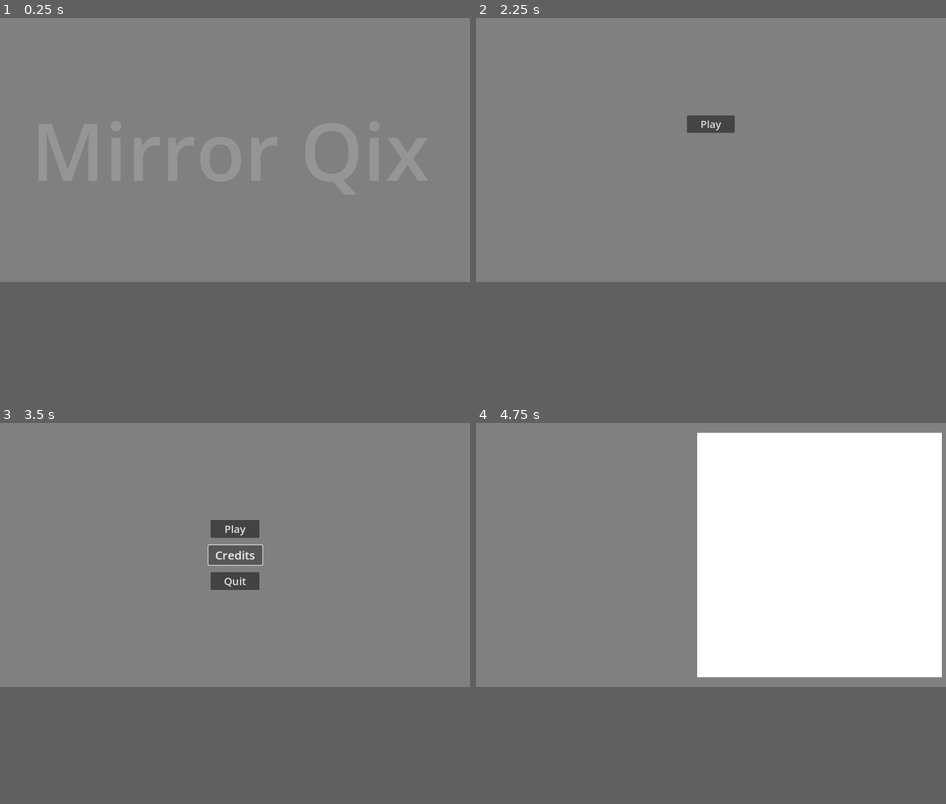
Above: before the commit, frames 1-4 (two rows, left to right).
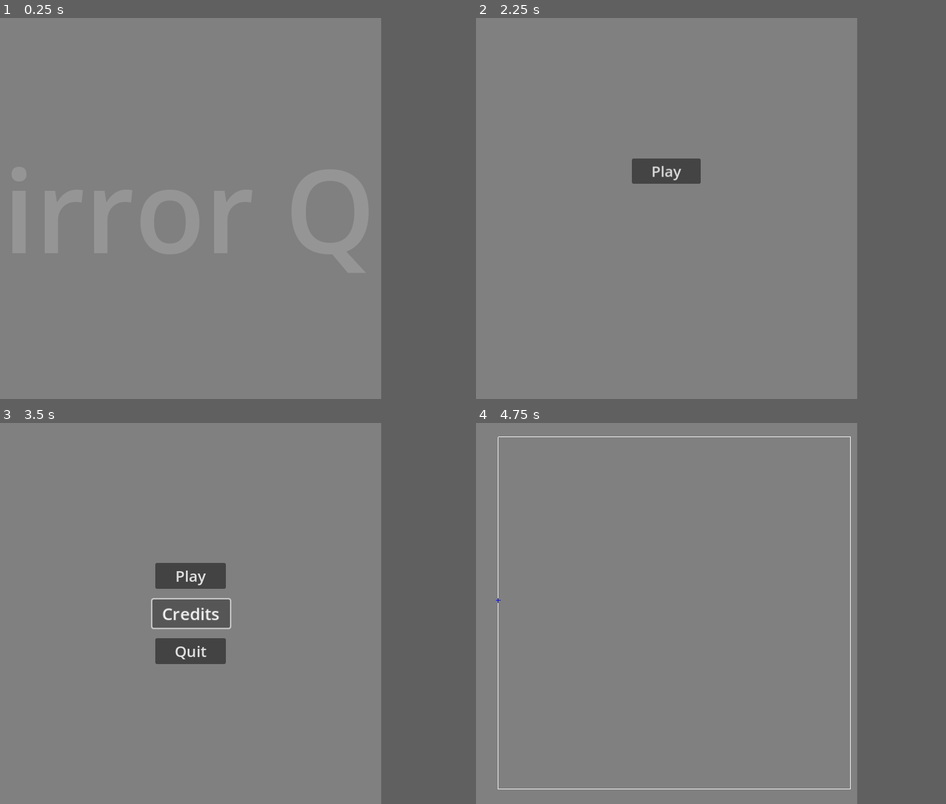
Above: after the commit, the same moments.

Repository: Habidakus/mirror-qix
Game: Godot game, scene res://Scenes/main.tscn
The game is run twice, just before and just after one commit, with the same random seed, the same clock (stepped at 60 frames per second) and the same inputs.
Inputs (mouse positions are in pixels of both pictures, inside the frame that each line leads up to):
- Up to frame 1 (0.25 s): no input
- Up to frame 2 (2.25 s): tap Enter at 0.5, 2 s; move the mouse to (814, 136) at 0.52 s; hold Right 0.53-1.28 s; click (814, 136) at 0.67 s; tap Space at 1.25 s; move the mouse to (617, 162) at 1.27 s; hold Down 1.28-2.03 s; click (617, 162) at 1.42 s; move the mouse to (758, 90) at 2.02 s; hold Right from 2.03 s (still down); click (758, 90) at 2.17 s
- Up to frame 3 (3.5 s): release Right at 2.75 s; click "Credits" at 2.75 s
- Up to frame 4 (4.75 s): click "Play" at 3.5 s; tap Space at 4.25 s; move the mouse to (687, 609) at 4.27 s; hold Up from 4.28 s (still down); click (687, 609) at 4.42 s
In our replay, the window is 799x449 before the commit and 648x648 after it. These sizes can differ from the game's own. Grey fills any space a smaller window leaves; there, only what the larger window draws over its background counts as a difference.

The runs differ from the first frame. In frame 2, 1.4% of the frame differs, in the area x 33-56%, y 25-44%; in frame 3, 4.6%; in frame 4, 24%, in the area x 4-100%, y 0-97%.
Error in both runs: Assertion failed: Credits is not a valid state (res://Scripts/StateMachine/StateMachine.gd:32)

Commit message:
Added initial movement along outer path

Diff:
--- a/Scenes/main.tscn
+++ b/Scenes/main.tscn
@@ -4,7 +4,7 @@
 [ext_resource type="Script" path="res://Scripts/StateMachine/StateMachineState_AnyKeyToContinue.gd" id="2_4qlki"]
 [ext_resource type="Script" path="res://Scripts/StateMachine/StateMachineState_MainMenu.gd" id="3_25r5e"]
 [ext_resource type="Script" path="res://Scripts/Decorators/ControlDecorator.gd" id="4_w0rml"]
-[ext_resource type="Script" path="res://Scripts/StateMachine/StateMachineState.gd" id="5_a16gp"]
+[ext_resource type="Script" path="res://Scripts/StateMachine/StateMachineState_Play.gd" id="5_s7774"]
 
 [node name="Main" type="Control"]
 layout_mode = 3
@@ -130,7 +130,7 @@
 anchor_bottom = 1.0
 grow_horizontal = 2
 grow_vertical = 2
-script = ExtResource("5_a16gp")
+script = ExtResource("5_s7774")
 
 [node name="MarginContainer" type="MarginContainer" parent="StateMachine/Game"]
 layout_mode = 1
@@ -157,8 +157,9 @@
 layout_mode = 2
 size_flags_horizontal = 3
 
-[node name="ColorRect" type="ColorRect" parent="StateMachine/Game/MarginContainer/HBoxContainer/AspectRatioContainer"]
+[node name="PlayField" type="ColorRect" parent="StateMachine/Game/MarginContainer/HBoxContainer/AspectRatioContainer"]
 layout_mode = 2
+color = Color(0, 0, 0, 1)
 
 [connection signal="button_up" from="StateMachine/Menu/MarginContainer/CenterContainer/VBoxContainer/Button_Play" to="StateMachine/Menu" method="_on_play_pressed"]
 [connection signal="button_up" from="StateMachine/Menu/MarginContainer/CenterContainer/VBoxContainer/Button_Credits" to="StateMachine/Menu" method="_on_credits_pressed"]
--- a/Scripts/Decorators/ControlDecorator.gd
+++ b/Scripts/Decorators/ControlDecorator.gd
@@ -10,21 +10,21 @@
 var our_state : StateMachineState = null
 
 # Default Settings
-var settings_default = {
+var settings_default : Dictionary = {
 	"scale": Vector2.ONE,
 	"duration_in_seconds": 0.15,
 	"self_modulate": Color.WHITE,
 	"transition_type": Tween.TransitionType.TRANS_QUAD,
 }
 # Hover Settings
-var settings_hover = {
+var settings_hover : Dictionary  = {
 	"scale": Vector2.ONE * 1.1,
 	"duration_in_seconds": 0.15,
 	"self_modulate": Color.WHITE,
 	"transition_type": Tween.TransitionType.TRANS_QUAD,
 }
 # Loading Settings
-var settings_loading = {
+var settings_loading : Dictionary  = {
 	"scale": Vector2.ZERO,
 	"duration_in_seconds": 0.05,
 	"self_modulate": Color(Color.WHITE, 0),
@@ -102,7 +102,7 @@
 	if tmp:
 		tmp.call()
 
-func add_transition(mode_name : String, settings, seconds : float, callback : Callable ) -> void:
+func add_transition(mode_name : String, settings : Dictionary , seconds : float, callback : Callable ) -> void:
 	#print("Starting transition " + target.name + " to " + mode_name)
 
 	if tween != null && tween.is_running():
@@ -113,7 +113,7 @@
 	callback_after_tween_finished = callback
 
 	# In case we're already out of scene when this gets called
-	var tree = get_tree()
+	var tree : SceneTree = get_tree()
 	if tree != null:
 		tween = tree.create_tween()
 		tween.tween_property(target, "scale", settings["scale"], seconds).set_trans(settings["transition_type"])
@@ -124,7 +124,7 @@
 	else:
 		print("add_transition(" + mode_name + ") called when " + name + ".get_tree() returned null")
 
-func get_our_state(t) -> StateMachineState:
+func get_our_state(t : Node) -> StateMachineState:
 	while t != null:
 		if t is StateMachineState:
 			return t as StateMachineState
--- a/Scripts/StateMachine/StateMachine.gd
+++ b/Scripts/StateMachine/StateMachine.gd
@@ -4,7 +4,7 @@
 
 @export var initial_state : StateMachineState = null
 
-var all_states = []
+var all_states : Array = []
 var current_state : StateMachineState = null
 
 func _ready() -> void:
@@ -25,7 +25,7 @@
 		state.enter_state()
 
 func switch_state(next_state_name: String) -> void:
-	for state in all_states:
+	for state : StateMachineState in all_states:
 		if state.name == next_state_name:
 			switch_state_internal(state)
 			return
--- a/Scripts/StateMachine/StateMachineState_AnyKeyToContinue.gd
+++ b/Scripts/StateMachine/StateMachineState_AnyKeyToContinue.gd
@@ -15,12 +15,13 @@
 		if countdown > time_out_in_seconds:
 			leave_state()
 
-func _input(event):
-	handle_event(event)
-func _unhandled_input(event):
+func _input(event : InputEvent) -> void:
 	handle_event(event)
 
-func handle_event(event):
+func _unhandled_input(event : InputEvent) -> void:
+	handle_event(event)
+
+func handle_event(event : InputEvent) -> void:
 	# We process on "released" instead of pressed because otherwise immediately
 	# switching screens could still have the mouse being pressed on some other
 	# screen's button.
@@ -49,6 +50,6 @@
 	super.enter_state()
 	if fade_in:
 		self.modulate = Color(Color.WHITE, 0)
-		var tween = get_tree().create_tween()
+		var tween : Tween = get_tree().create_tween()
 		var destination_color : Color = Color(Color.WHITE, 1)
 		tween.tween_property(self, "modulate", destination_color, fade_time)
--- a/Scripts/StateMachine/StateMachineState_MainMenu.gd
+++ b/Scripts/StateMachine/StateMachineState_MainMenu.gd
@@ -14,7 +14,7 @@
 	super.enter_state()
 	if fade_in:
 		self.modulate = Color(Color.WHITE, 0)
-		var tween = get_tree().create_tween()
+		var tween : Tween = get_tree().create_tween()
 		var destination_color : Color = Color(Color.WHITE, 1)
 		tween.tween_property(self, "modulate", destination_color, fade_time)
 
--- /dev/null
+++ b/Scripts/StateMachine/StateMachineState_Play.gd
@@ -0,0 +1,145 @@
+extends StateMachineState
+
+@export var fade_in : bool = false
+@export var fade_out : bool = false
+@export var fade_time : float = 1.5
+
+var outer_lines : Array = []
+var play_field : Control = null
+var player_pos : Vector2i
+
+func init_state(state_machine: StateMachine) -> void:
+	active_process_mode = self.process_mode
+	our_state_machine = state_machine
+	self.process_mode = ProcessMode.PROCESS_MODE_DISABLED
+	self.hide()
+
+var player_movement : Vector2 = Vector2.ZERO
+func add_player_direction(dx : float, dy : float) -> void:
+	dx = dx * 50.0
+	dy = dy * 50.0
+	if player_movement == Vector2.ZERO:
+		player_movement = Vector2(dx, dy)
+		print("Starting movement")
+		return
+	var m : Vector2 = player_movement * Vector2(dx, dy)
+	if m == Vector2.ZERO:
+		player_movement = Vector2(dx, dy)
+		print("Movement changed axis")
+		return
+	if m.x < 0 || m.y < 0:
+		player_movement = Vector2(dx, dy)
+		print("Movement changed direction")
+		return
+
+	player_movement += Vector2(dx, dy)
+	if player_movement.x >= 1:
+		move_if_possible(player_pos.x + 1, player_pos.y)
+		player_movement.x -= 1
+	elif player_movement.y >= 1:
+		move_if_possible(player_pos.x, player_pos.y + 1)
+		player_movement.y -= 1
+	elif player_movement.x <= -1:
+		move_if_possible(player_pos.x - 1, player_pos.y)
+		player_movement.x += 1
+	elif player_movement.y <= -1:
+		move_if_possible(player_pos.x, player_pos.y - 1)
+		player_movement.y += 1
+
+func on_line(x : int, y : int, start : Vector2i, end : Vector2i) -> bool:
+	if start.x == end.x and start.x == x:
+		if start.y == y || end.y == y:
+			return true;
+		var m : float = (start.y - y) * (end.y - y)
+		return m < 0
+	if start.y == end.y and start.y == y:
+		if start.x == x || end.x == x:
+			return true;
+		var m : float = (start.x - x) * (end.x - x)
+		return m < 0
+	#assert(false, "Odd line %s to %s" % [start, end])
+	return false
+
+func move_if_possible(x : int, y : int) -> void:
+	for line in outer_lines:
+		if on_line(x, y, line[0], line[1]):
+			player_pos = Vector2(x, y)
+			return
+
+func _process(delta: float) -> void:
+	queue_redraw()
+	rotate_player += 5.0 * delta
+	#print("mouse = %s" % [get_local_mouse_position()])
+	if Input.is_key_pressed(KEY_DOWN) || Input.is_key_pressed(KEY_S):
+		add_player_direction(0, delta)
+	elif Input.is_key_pressed(KEY_UP) || Input.is_key_pressed(KEY_W):
+		add_player_direction(0, -delta)
+	elif Input.is_key_pressed(KEY_RIGHT) || Input.is_key_pressed(KEY_D):
+		add_player_direction(delta, 0)
+	elif Input.is_key_pressed(KEY_LEFT) || Input.is_key_pressed(KEY_A):
+		add_player_direction(-delta, 0)
+
+var rotate_player : float = 0
+func _draw() -> void:
+	if play_field == null:
+		return
+
+	var offset : Vector2 = play_field.global_position - self.global_position
+	for line : Array in outer_lines:
+		draw_line(offset + (line[0] as Vector2), offset + (line[1] as Vector2), Color.WHITE)
+
+	var player_length : int = 4
+	var rp : int = round(rotate_player) as int
+	var p_loc : Vector2 = offset + (player_pos as Vector2)
+	if rp % 2 == 0:
+		self.draw_line(p_loc - Vector2(player_length, 0), p_loc + Vector2(player_length, 0), Color.BLUE)
+		self.draw_line(p_loc - Vector2(0, player_length), p_loc + Vector2(0, player_length), Color.BLUE)
+	elif rp % 2 == 1:
+		self.draw_line(p_loc - Vector2(player_length, player_length), p_loc + Vector2(player_length, player_length), Color.BLUE)
+		self.draw_line(p_loc - Vector2(-player_length, player_length), p_loc + Vector2(-player_length, player_length), Color.BLUE)
+
+func add_line(start : Vector2i, end : Vector2i) -> void:
+	outer_lines.append([start, end])
+
+func init_game() -> void:
+	play_field = find_child("PlayField") as Control
+	var pfs : Vector2i = Vector2i(int(play_field.size.x) - 1, int(play_field.size.y) - 1)
+	add_line(Vector2i(0,0), Vector2i(pfs.x, 0))
+	add_line(Vector2i(pfs.x, 0), pfs)
+	add_line(pfs, Vector2i(0, pfs.y))
+	add_line(Vector2i(0, pfs.y), Vector2i(0,0))
+	play_field.hide() # TODO: Move the drawing code to a script running on the play_field
+	player_pos = Vector2(0, play_field.size.y / 2)
+
+func enter_state() -> void:
+	super.enter_state()
+	if fade_in:
+		self.modulate = Color(Color.WHITE, 0)
+		var tween : Tween = get_tree().create_tween()
+		var destination_color : Color = Color(Color.WHITE, 1)
+		tween.tween_property(self, "modulate", destination_color, fade_time)
+	call_deferred("init_game")
+
+var leave_tween : Tween = null
+func leave_state(next_state : String) -> void:
+	if fade_out:
+		if leave_tween != null && leave_tween.is_running():
+			return
+		leave_tween = get_tree().create_tween()
+		self.modulate = Color(Color.WHITE, 1)
+		var destination_color : Color = Color(Color.WHITE, 0)
+		leave_tween.tween_property(self, "modulate", destination_color, fade_time)
+		await leave_tween.finished
+		our_state_machine.switch_state(next_state)
+	else:
+		our_state_machine.switch_state(next_state)
+
+func _notification(what: int) -> void:
+	if what == NOTIFICATION_WM_CLOSE_REQUEST:
+		get_tree().quit()
+
+func _on_quit_pressed() -> void:
+	get_tree().quit()
+
+func _on_menu_pressed() -> void:
+	leave_state("Menu")
--- a/project.godot
+++ b/project.godot
@@ -15,6 +15,15 @@
 config/features=PackedStringArray("4.3", "Forward Plus")
 config/icon="res://icon.svg"
 
+[debug]
+
+gdscript/warnings/unsafe_property_access=1
+
+[display]
+
+window/size/viewport_width=648
+window/size/resizable=false
+
 [dotnet]
 
 project/assembly_name="QixReflections"
